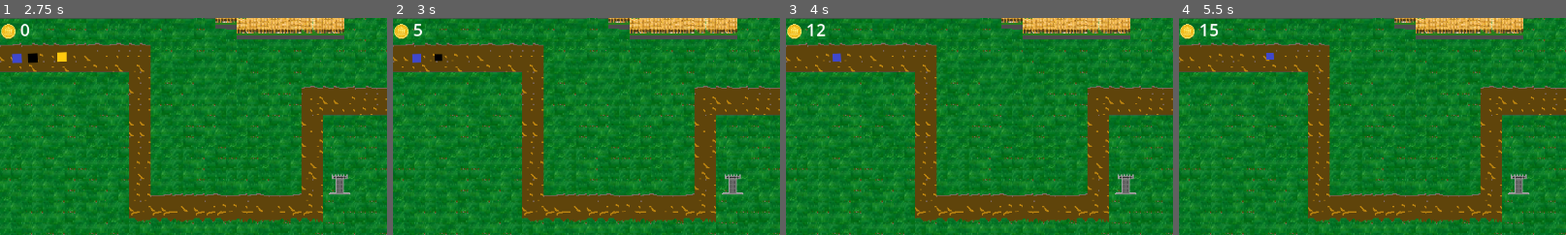
Above: before the commit, frames 1-4 (left to right).
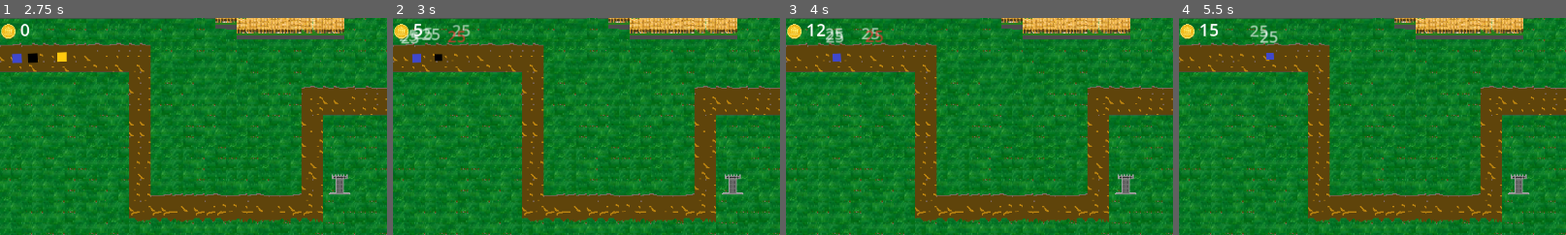
Above: after the commit, the same moments.

Repository: domasbaliunas/frontline
Game: Godot game, scene res://main_menu.tscn
The game is run twice, just before and just after one commit, with the same random seed, the same clock (stepped at 60 frames per second) and the same inputs.
Inputs (mouse positions are % of the whole screen's width and height, from its top left):
- Up to frame 1 (2.75 s): click "New game" at 0.5 s; click (98, 4) at 1.25 s; click "Restart" at 2 s
- Up to frame 2 (3 s): tap Enter (ui_accept) at 2.75 s; move the mouse to (72, 45) at 2.77 s; hold Enter (ui_accept) from 2.78 s (still down)
- Up to frame 3 (4 s): move the mouse to (30, 55) at 3.52 s; release Enter (ui_accept) at 3.53 s; tap B (place_tower) at 3.6 s; tap Enter (ui_accept) at 3.77, 3.8 s
- Up to frame 4 (5.5 s): tap Enter (ui_accept) at 4.07, 5.27, 5.3 s; move the mouse to (60, 28) at 4.27 s; hold Enter (ui_accept) 4.28-5.03 s; move the mouse to (45, 70) at 5.02 s; tap B (place_tower) at 5.1 s
The pictures show only the part of the screen within x 0-50%, y 0-50%; the shares and areas given below are measured in that part.

Frame 1 is identical in both runs. In frame 2, 0.7% of the frame differs, in the area x 1-21%, y 3-13%; in frame 3, 0.5%; in frame 4, 0.3%.

Commit message:
SCRUM-75 Rodyti bokštų daromą žalą (#16)
* SCRUM-75 Rodyti bokštų daromą žalą

* Papildyti eksportuotais parametrais, kad būtų patogu pakeisti vėliau

Diff:
--- a/Mobs/enemy.gd
+++ b/Mobs/enemy.gd
@@ -1,9 +1,21 @@
 extends CharacterBody2D
 class_name Enemy
+
+const DAMAGE_POPUP_SCRIPT = preload("res://damage_popup.gd")
 
 @export var speed: float = 75
 @export var max_health: float = 100
 @export var coin_reward: int = 10
+
+@export_group("Damage Popup")
+@export var damage_popup_offset: Vector2 = Vector2(0, -20)
+@export var damage_popup_random_offset: Vector2 = Vector2(8, 4)
+@export var damage_popup_z_index: int = 200
+@export var damage_popup_lifetime: float = 0.55
+@export var damage_popup_rise_speed: float = 85.0
+@export var damage_popup_font_size: int = 24
+@export var damage_popup_normal_color: Color = Color.WHITE
+@export var damage_popup_kill_color: Color = Color(1.0, 0.2, 0.2)
 
 var health: float
 var path_follow: PathFollow2D
@@ -34,11 +46,35 @@
 	scale = Vector2(current_scale, current_scale)
 
 func take_damage(amount: float) -> void:
+	if health <= 0 or amount <= 0:
+		return
+
 	health -= amount
+	var is_killing_blow := health <= 0
+	_spawn_damage_popup(amount, is_killing_blow)
 	print("Mob health:", health)
 
-	if health <= 0:
+	if is_killing_blow:
 		die()
+
+func _spawn_damage_popup(amount: float, is_killing_blow: bool) -> void:
+	if get_tree() == null or get_tree().current_scene == null:
+		return
+
+	var popup: DamagePopup = DAMAGE_POPUP_SCRIPT.new()
+	var random_offset := Vector2(
+		randf_range(-damage_popup_random_offset.x, damage_popup_random_offset.x),
+		randf_range(-damage_popup_random_offset.y, damage_popup_random_offset.y)
+	)
+	popup.global_position = global_position + damage_popup_offset + random_offset
+	popup.z_index = damage_popup_z_index
+	popup.lifetime = damage_popup_lifetime
+	popup.rise_speed = damage_popup_rise_speed
+	popup.font_size = damage_popup_font_size
+	popup.normal_color = damage_popup_normal_color
+	popup.kill_color = damage_popup_kill_color
+	popup.setup(int(round(amount)), is_killing_blow)
+	get_tree().current_scene.add_child(popup)
 
 func die() -> void:
 	print("Mob died!")
--- /dev/null
+++ b/damage_popup.gd
@@ -0,0 +1,42 @@
+extends Node2D
+class_name DamagePopup
+
+@export var lifetime: float = 0.55
+@export var rise_speed: float = 85.0
+@export var font_size: int = 24
+@export var normal_color: Color = Color.WHITE
+@export var kill_color: Color = Color(1.0, 0.2, 0.2)
+
+var _elapsed: float = 0.0
+var _damage_text: String = ""
+var _text_color: Color = Color.WHITE
+
+func setup(damage: int, killed_enemy: bool) -> void:
+	_damage_text = str(max(damage, 0))
+	_text_color = kill_color if killed_enemy else normal_color
+	queue_redraw()
+
+func _process(delta: float) -> void:
+	_elapsed += delta
+	position += Vector2.UP * rise_speed * delta
+	queue_redraw()
+
+	if _elapsed >= lifetime:
+		queue_free()
+
+func _draw() -> void:
+	if _damage_text.is_empty():
+		return
+
+	var font := ThemeDB.fallback_font
+	if font == null:
+		return
+
+	var alpha := 1.0 - clampf(_elapsed / lifetime, 0.0, 1.0)
+	var text_size := font.get_string_size(_damage_text, HORIZONTAL_ALIGNMENT_LEFT, -1, font_size)
+	var color := _text_color
+	color.a = alpha
+
+	# draw_string uses the baseline position, so we offset by ascent.
+	var baseline := font.get_ascent(font_size) * 0.5
+	draw_string(font, Vector2(-text_size.x * 0.5, baseline), _damage_text, HORIZONTAL_ALIGNMENT_LEFT, -1, font_size, color)
Not shown, added: damage_popup.gd.uid
